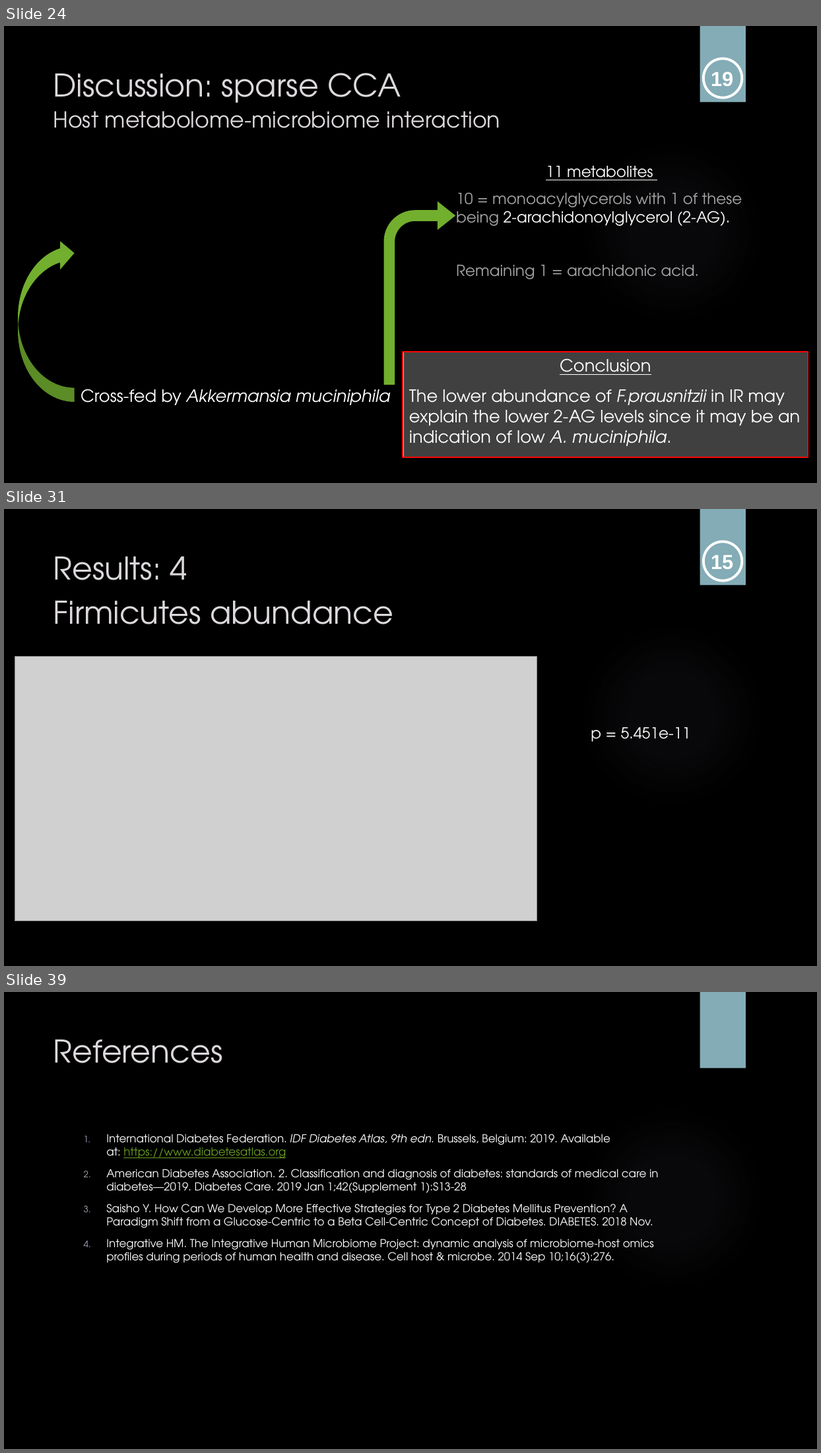
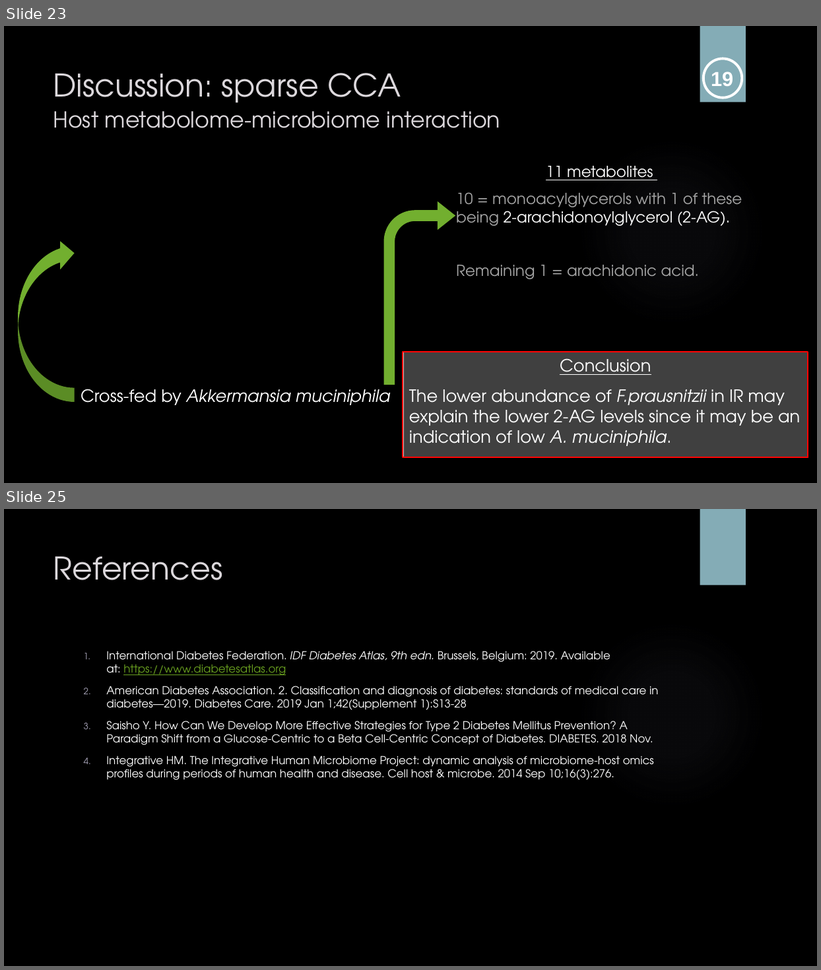
Before and after one commit to sabdeolive/Sabrina_BMS_Bachelor-Internship, a slide deck: Final Presentation.pptx. Shown one above the other, each under a label of ours: slides 24, 31 and 39 before the commit, slides 23 and 25 after it; the slides between them are not shown. The pictures are 821x1453 and 821x970 pixels, drawn with LibreOffice and Linux fonts; fonts in the diff are those of the drawing; grey boxes stand for pictures; background and template pictures are left out. Boxes give left, top, right and bottom in pixels: in the first picture for what was removed or moved away, otherwise in the second. Text is boxed around its words. In the diff, an @@ line names an element or a change of style, - is before the commit and + after.

```diff
--- a/Final Presentation.pptx
+++ b/Final Presentation.pptx
@@ slide 31 removed at <box>4,509,817,966</box>, background picture (left out); not listed: 2 template elements that a slide beside it also shows @@
@@ ellipse removed at <box>704,541,742,580</box> @@
@@ title removed at <box>54,557,393,625</box> @@
-Results: 4
-Firmicutes abundance
@@ text removed at <box>711,555,733,569</box> @@
-15
@@ picture removed at <box>15,657,528,921</box> @@
@@ picture removed at <box>15,657,537,921</box> @@
@@ text removed at <box>591,727,691,742</box> @@
-p = 5.451e-11
@@ what was slide 24 is now slide 23 @@
@@ what was slide 39 is now slide 25 @@
```
Also in this commit, not shown: 7 slides changed, 3 slides added, 16 other slides removed.
